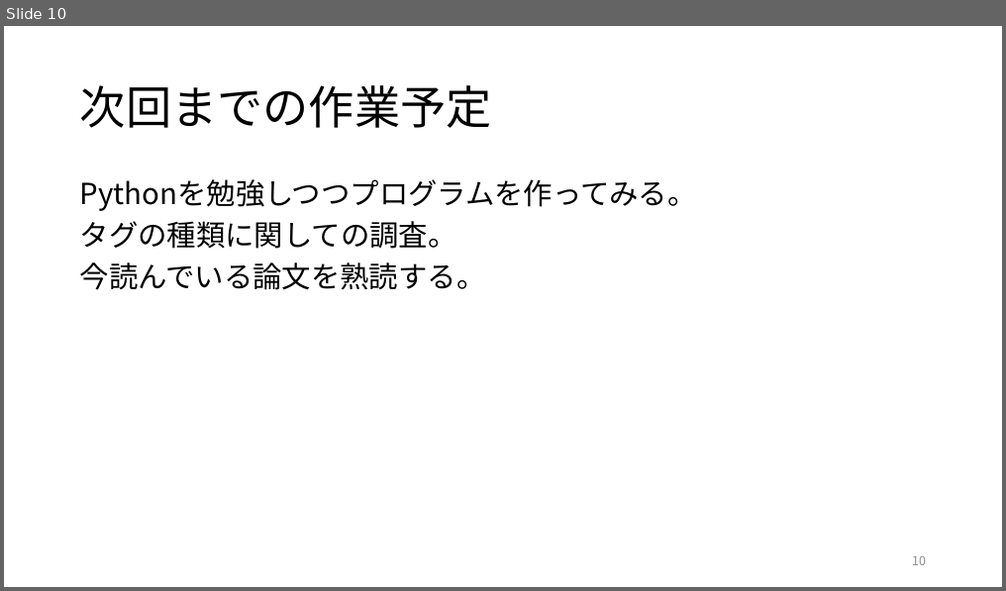
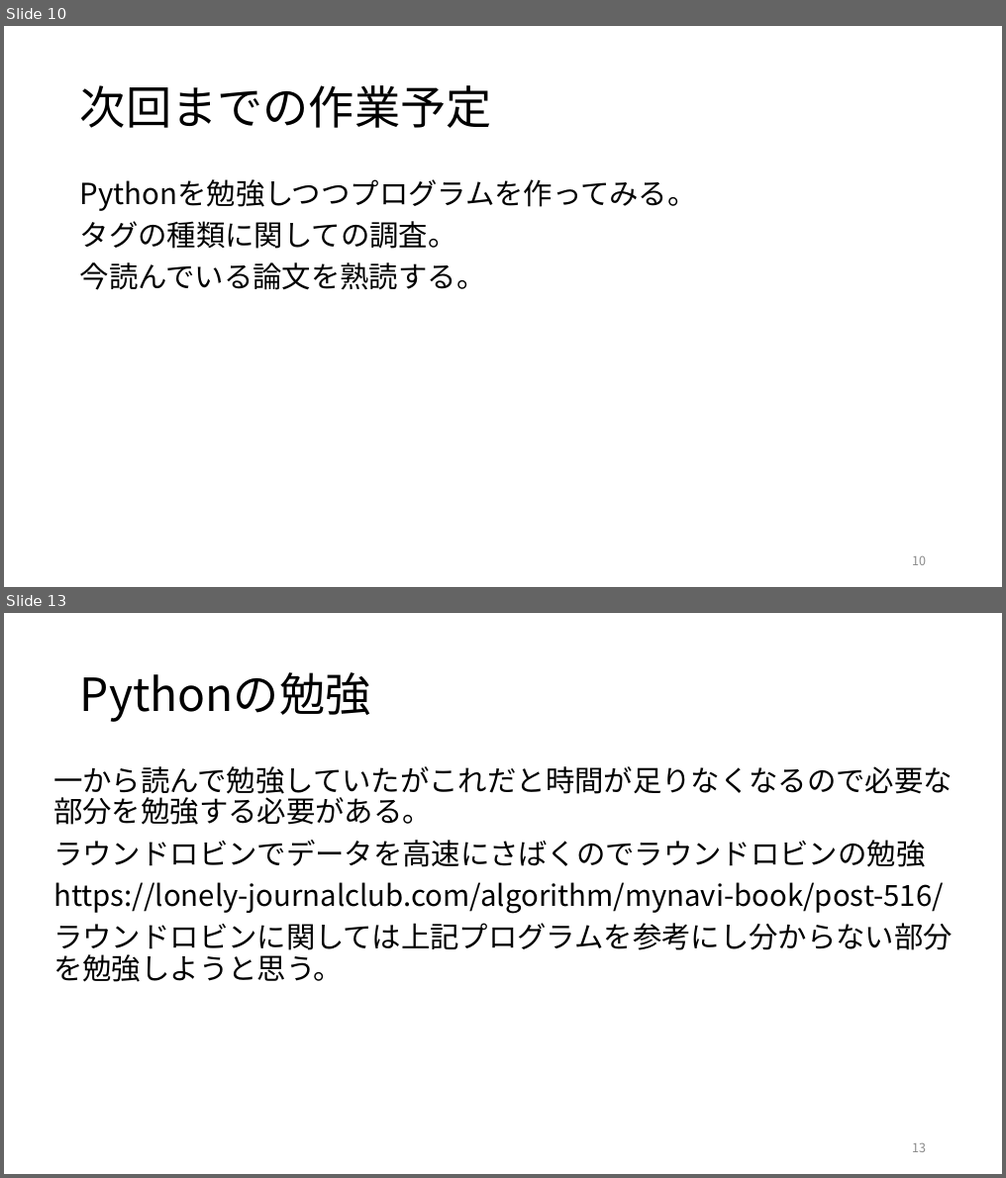
Before and after one commit to kait-takanolab/1821144-yoshii-thesis, a slide deck: 1821144_yoshii_sotsuken.pptx. Shown one above the other, each under a label of ours: slide 10 before the commit, slides 10 and 13 after it; the slides between them are not shown. The pictures are 1006x591 and 1006x1178 pixels, drawn with LibreOffice and Linux fonts; fonts in the diff are those of the drawing. Boxes give left, top, right and bottom in pixels: in the first picture for what was removed or moved away, otherwise in the second. Text is boxed around its words. In the diff, an @@ line names an element or a change of style, - is before the commit and + after.

```diff
--- a/1821144_yoshii_sotsuken.pptx
+++ b/1821144_yoshii_sotsuken.pptx
@@ slide 13 added at (4,613,1002,1174), background #FFFFFF @@
@@ title added at (80,672,371,722), 44 pt, text #000000 @@
+Pythonの勉強
@@ text added at (54,766,952,982), 28 pt, text #000000 @@
+一から読んで勉強していたがこれだと時間が足りなくなるので必要な部分を勉強する必要がある。
+ラウンドロビンでデータを高速にさばくのでラウンドロビンの勉強
+https://lonely-journalclub.com/algorithm/mynavi-book/post-516/
+ラウンドロビンに関しては上記プログラムを参考にし分からない部分を勉強しようと思う。
@@ page number added at (912,1144,926,1153), 12 pt, text #8C8C8C @@
+13
```
Also in this commit, not shown: 3 other slides added.
